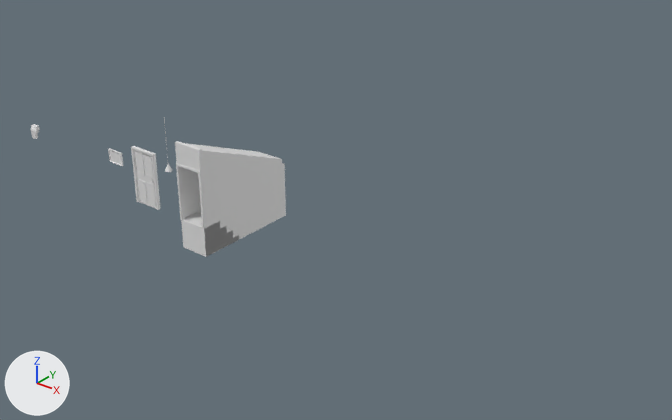
A saved change to the Blender file ComputerGraphicsProject/Blender Files/assets.blend.
Camera for both pictures: a camera (50 mm lens) standing at (56.0, -35.5, 24.8) and looking at (24.2, 4.4, 0.1). The lights are fixed; the arrows at lower left show +X, +Y and +Z. The first picture is the older version.
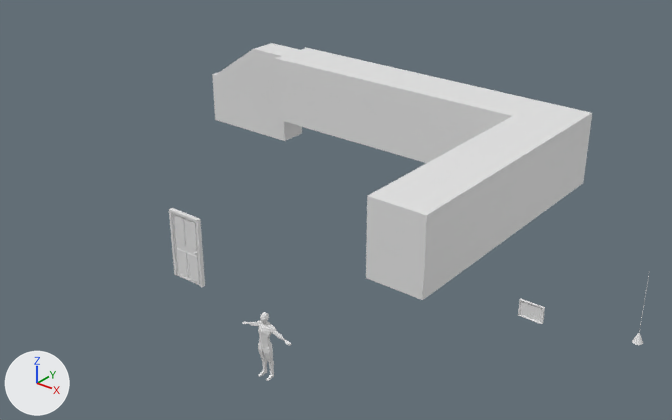
Changed parts and their boxes (x1, y1, x2, y2) in the pictures (672 x 420 px):
'walls', added: after (273, 47, 592, 300)
'roof', added: after (278, 49, 586, 212)
'Cube.004', deleted: before (175, 141, 286, 257)
'staircase', added: after (212, 43, 302, 141)
'Cube.002', moved: before (133, 149, 157, 209); after (172, 213, 200, 286)
'Cube.001', moved: before (131, 146, 161, 210); after (169, 208, 205, 287)
'body', added: after (242, 312, 292, 381)
'Cube.003', moved: before (108, 148, 123, 166); after (518, 299, 545, 324)
'light', added: after (632, 271, 650, 345)
'Cube', deleted: before (31, 124, 40, 139)
'Cylinder', deleted: before (164, 119, 173, 172)

What changed in the scene script:
```text
Add me_cube_016:
    me_cube_016.from_pydata([(0.2, 14.0, 0.0), (3.2, 14.0, 0.0), (3.2, -0.7, 0.0), (0.2, -0.7, 0.0), (3.2, 17.3, 0.0), (-0.1, 17.3, 0.0), (-0.1, 14.3, 0.0), (-19.8, 17.3, 0.0), (-19.8, 14.3, 0.0), (0.2, 14.3, 0.0)], [], [(6, 5, 4, 1, 0, 9), (0, 1, 2, 3), (8, 7, 5, 6)])
Add me_cube_012:
    me_cube_012.from_pydata(...)  # 68 vertices, 65 faces; spans x -20.1..3.5, y -1.0..17.6, z 0.0..4.8
Add me_cube_005_1:
    me_cube_005_1.from_pydata(...)  # 56 vertices, 48 faces, 1 loose edge; spans x -1.05..1.05, y -2.0..5.61, z -1.0..5.79
Add me_cylinder_1:
    me_cylinder_1.from_pydata(...)  # 72 vertices, 51 faces; spans x -1.6..1.6, y -1.6..1.6, z -5.5..18.7
Add me_cube_001_1:
    me_cube_001_1.from_pydata(...)  # 220 vertices, 204 faces; spans x 0.0..1.41, y -0.24..0.29, z -1.65..1.65
Remove ob_cube:
    ob_cube = bpy.data.objects.new('Cube', me_cube_001)
    ob_cube.location = (0.0, 0.0, 0.0)
    _m = ob_cube.modifiers.new('Mirror', 'MIRROR')
    _m.use_clip = True
Remove ob_cylinder:
    ob_cylinder = bpy.data.objects.new('Cylinder', me_cylinder)
    ob_cylinder.location = (16.1, 0.0, 1.26)
    ob_cylinder.scale = (0.148, 0.148, 0.148)
Change ob_cube_001:
    ob_cube_001.location: (11.9, 0.0, 0.27) -> (23.38, -7.0, 1.92)
Change ob_cube_002:
    ob_cube_002.location: (11.9, 0.0, 0.0) -> (23.38, -7.0, 1.65)
Change ob_cube_003:
    ob_cube_003.location: (9.0, 0.0, 1.0) -> (39.58, 0.0, 1.0)
Remove ob_cube_004:
    ob_cube_004 = bpy.data.objects.new('Cube.004', me_cube_005)
    ob_cube_004.location = (16.18, 1.89, -2.64)
Add ob_roof:
    ob_roof = bpy.data.objects.new('roof', me_cube_016)
    ob_roof.location = (30.58, 0.0, 4.8)
Add ob_walls:
    ob_walls = bpy.data.objects.new('walls', me_cube_012)
    ob_walls.location = (30.58, 0.0, 0.0)
Add ob_staircase:
    ob_staircase = bpy.data.objects.new('staircase', me_cube_005_1)
    ob_staircase.location = (8.74, 15.81, -0.99)
    ob_staircase.rotation_euler = (0.0, 0.0, 1.571)  # degrees (0, 0, 90)
Add ob_light:
    ob_light = bpy.data.objects.new('light', me_cylinder_1)
    ob_light.location = (44.79, 0.0, 2.26)
    ob_light.scale = (0.148, 0.148, 0.148)
Add ob_body:
    ob_body = bpy.data.objects.new('body', me_cube_001_1)
    ob_body.location = (32.28, -10.72, 1.66)
    _m = ob_body.modifiers.new('Mirror', 'MIRROR')
    _m.use_clip = True
```
